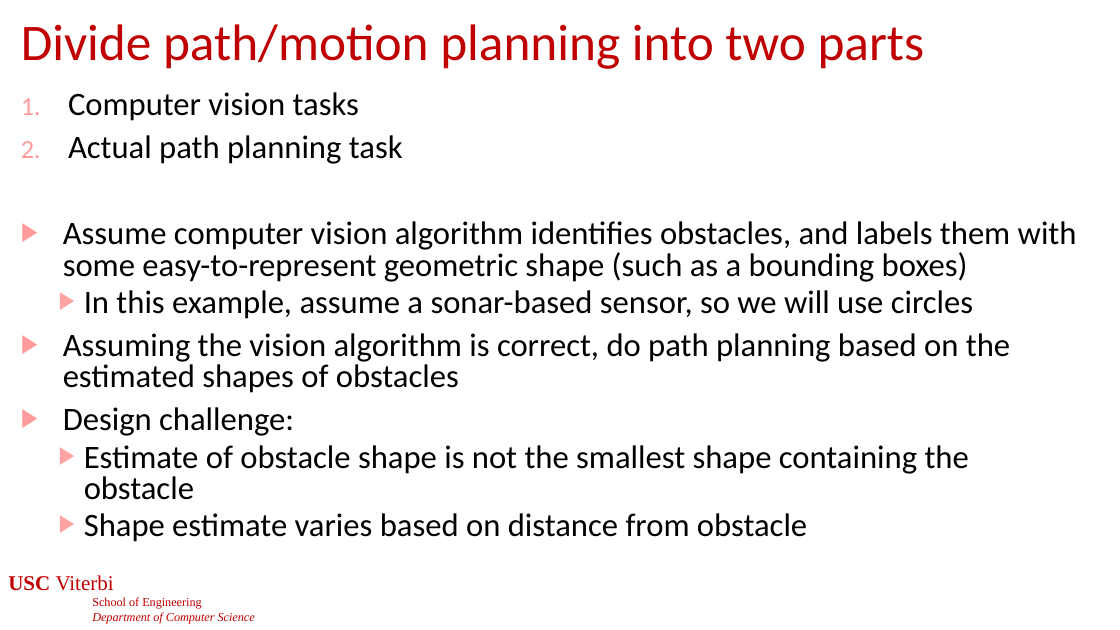
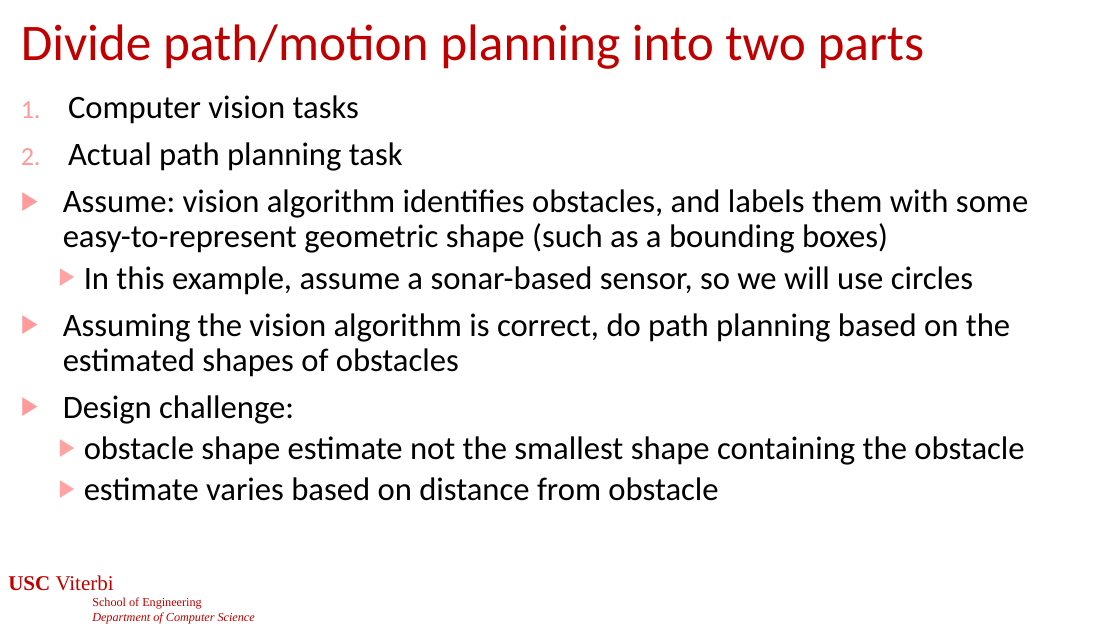
Before and after one commit to jdeshmukh/jdeshmukh.github.io, a slide deck: slide 46 of teaching/cs513-autocps-fall-2025/slides/HybridSystems.pptx. Drawn at 1120x630 pixels with LibreOffice and Linux fonts; fonts in the diff are those of the drawing; background and template pictures are left out. Boxes give left, top, right and bottom in pixels: in the first picture for what was removed or moved away, otherwise in the second. Text is boxed around its words. In the diff, an @@ line names an element or a change of style, - is before the commit and + after.

```diff
--- a/teaching/cs513-autocps-fall-2025/slides/HybridSystems.pptx
+++ b/teaching/cs513-autocps-fall-2025/slides/HybridSystems.pptx
@@ text at bbox=[63, 95, 1010, 424]: line spacing 0.8 to 0.9 @@
@@ text at bbox=[63, 189, 1028, 253]: text changed @@
-▶ Assume computer vision algorithm identifies obstacles, and labels them with some easy-to-represent geometric shape (such as a bounding boxes)
+▶ Assume: vision algorithm identifies obstacles, and labels them with some easy-to-represent geometric shape (such as a bounding boxes)
@@ text at bbox=[84, 436, 1024, 501]: text changed @@
-  ▶ Estimate of obstacle shape is not the smallest shape containing the obstacle
-  ▶ Shape estimate varies based on distance from obstacle
+  ▶ obstacle shape estimate not the smallest shape containing the obstacle
+  ▶ estimate varies based on distance from obstacle
```
Also in this commit, not shown: 11 other slides changed, 1 other file.
